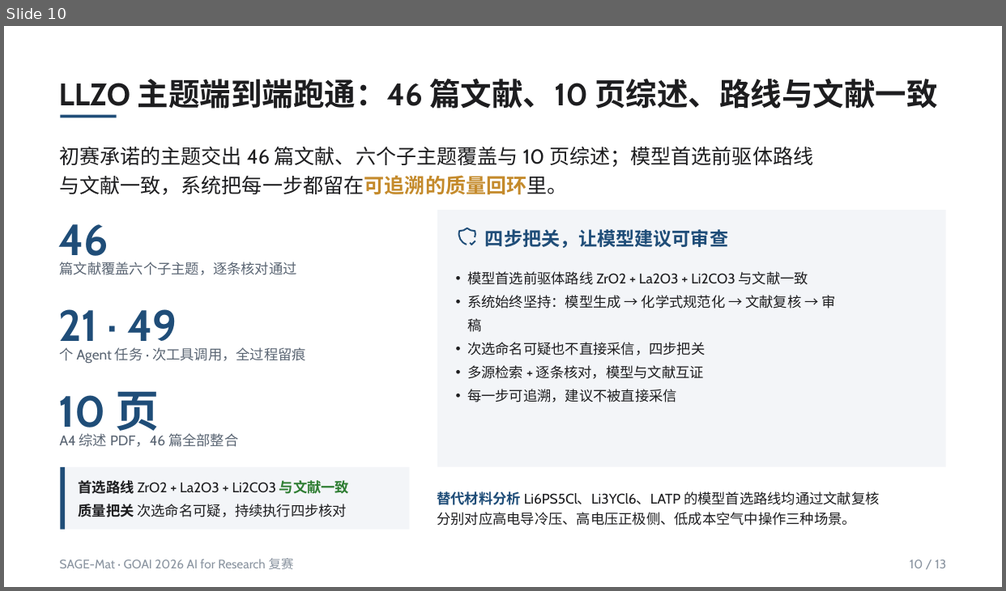
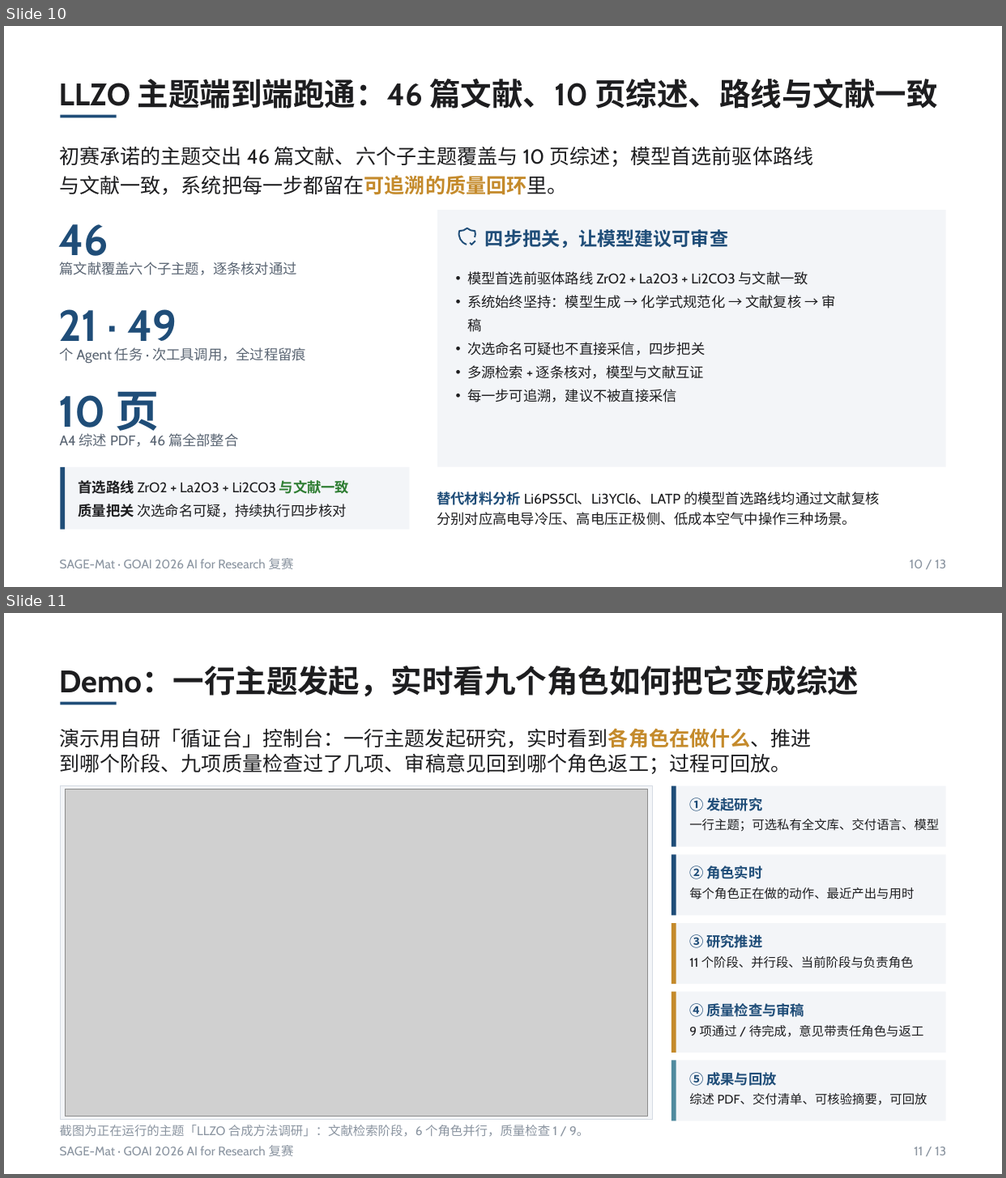
Before and after one commit to asimfish/goai_research, a slide deck: submission/方案说明PPT/SAGE-Mat_复赛方案说明.pptx. Shown one above the other, each under a label of ours: slide 10 before the commit, slides 10 and 11 after it. The pictures are 1006x591 and 1006x1178 pixels, drawn with LibreOffice and Linux fonts; fonts in the diff are those of the drawing; grey boxes stand for pictures. Boxes give left, top, right and bottom in pixels: in the first picture for what was removed or moved away, otherwise in the second. Text is boxed around its words. In the diff, an @@ line names an element or a change of style, - is before the commit and + after.

```diff
--- a/submission/方案说明PPT/SAGE-Mat_复赛方案说明.pptx
+++ b/submission/方案说明PPT/SAGE-Mat_复赛方案说明.pptx
@@ slide 11 added at <box>4,613,1002,1174</box>, background #FFFFFF @@
@@ text added at <box>59,666,859,696</box>, 30 pt, text #1D1D1F, bold @@
+Demo：一行主题发起，实时看九个角色如何把它变成综述
@@ rectangle added at <box>60,702,117,705</box>, fill #1F4D78 @@
@@ text added at <box>59,728,812,774</box>, 19.5 pt, text #1D1D1F @@
+演示用自研「循证台」控制台：一行主题发起研究，实时看到各角色在做什么、推进到哪个阶段、九项质量检查过了几项、审稿意见回到哪个角色返工；过程可回放。
@@ group added at <box>671,786,947,1122</box>: 10 rectangles, 10 texts @@
+① 发起研究
+一行主题；可选私有全文库、交付语言、模型
+② 角色实时
+每个角色正在做的动作、最近产出与用时
+③ 研究推进
+11 个阶段、并行段、当前阶段与负责角色
+④ 质量检查与审稿
+9 项通过 / 待完成，意见带责任角色与返工
+⑤ 成果与回放
+综述 PDF、交付清单、可核验摘要，可回放
@@ group added at <box>60,786,653,1137</box>: 2 rectangles, 1 picture, 1 text @@
+截图为正在运行的主题「LLZO 合成方法调研」：文献检索阶段，6 个角色并行，质量检查 1 / 9。
@@ text added at <box>60,1145,294,1157</box>, 12 pt, text #8A94A0 @@
+SAGE-Mat · GOAI 2026 AI for Research 复赛
@@ text added at <box>914,1147,946,1156</box>, 12 pt, text #8A94A0 @@
+11 / 13
```
Also in this commit, not shown: 6 slides changed, 1 slide removed, 26 other files.
